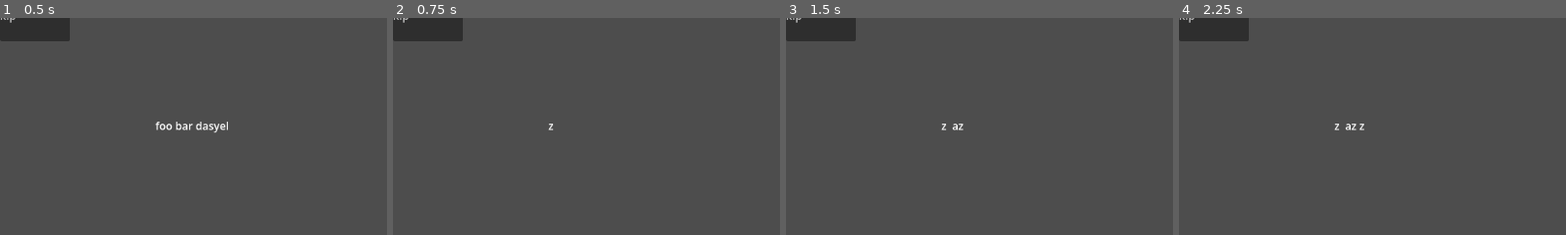
Above: before the commit, frames 1-4 (left to right).
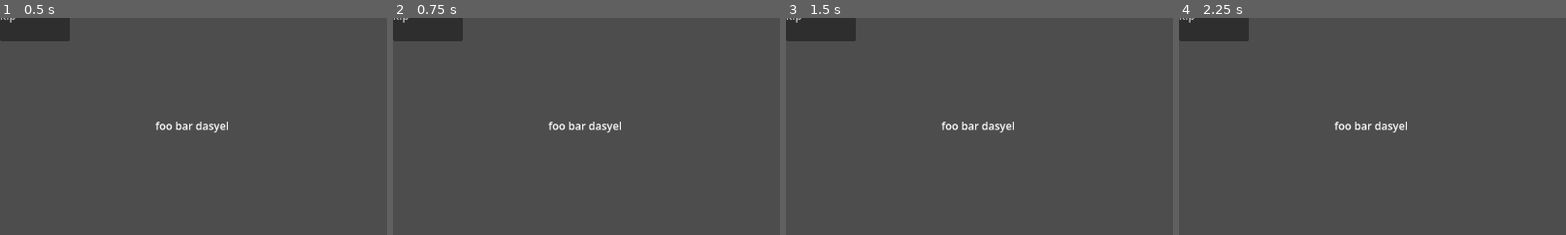
Above: after the commit, the same moments.

Repository: Jelleas/brackeys_2026
Game: Godot game, scene res://main.tscn
Two runs of this game, one before a commit and one after it. Both use one fixed random seed, a clock stepped at 60 frames per second and the inputs below.
Inputs:
- Up to frame 1 (0.5 s): no input
- Up to frame 2 (0.75 s): tap Enter at 0.5 s; tap Z at 0.6 s
- Up to frame 3 (1.5 s): tap Space at 0.77, 1.25 s; hold A from 1.28 s (still down); tap Z at 1.35 s
- Up to frame 4 (2.25 s): tap Space at 1.52 s; tap Enter at 2 s; release A at 2.03 s; tap Z at 2.1 s
The pictures show only the part of the screen within x 0-50%, y 11-61%; the shares and areas given below are measured in that part.

Frame 1 is identical in both runs. In frame 2, 0.4% of the frame differs, in the area x 40-59%, y 47-54%; in frame 3, 0.4%; in frame 4, 0.4%.

Commit message:
spell match event

Diff:
--- a/input_label.gd
+++ b/input_label.gd
@@ -1,6 +1,4 @@
 extends Label
-
-var typed = []
 
 func _init() -> void:
 	pass
@@ -25,12 +23,4 @@
 	if not event.shift_pressed:
 		character = character.to_lower()
 
-	typed.append(character)
-
-	update()
-
 	Bus.key_typed.emit(character)
-
-
-func update() -> void:
-	self.text = "".join(typed)
--- a/signal_bus.gd
+++ b/signal_bus.gd
@@ -3,4 +3,4 @@
 class_name SignalBus
 
 signal key_typed(typed: String)
-signal reset_typed()
+signal spell_matched(spell: String)
--- a/spell_ui.gd
+++ b/spell_ui.gd
@@ -57,6 +57,7 @@
 				any_pending = true
 			elif result_state == SpellPart.MatchState.Succeeded:
 				any_succeeded = true
+				Bus.spell_matched.emit(active_prefix + " " + postfix_part._word_to_match)
 
 		if active_prefix and (any_succeeded or not any_pending):
 			_full_reset()
